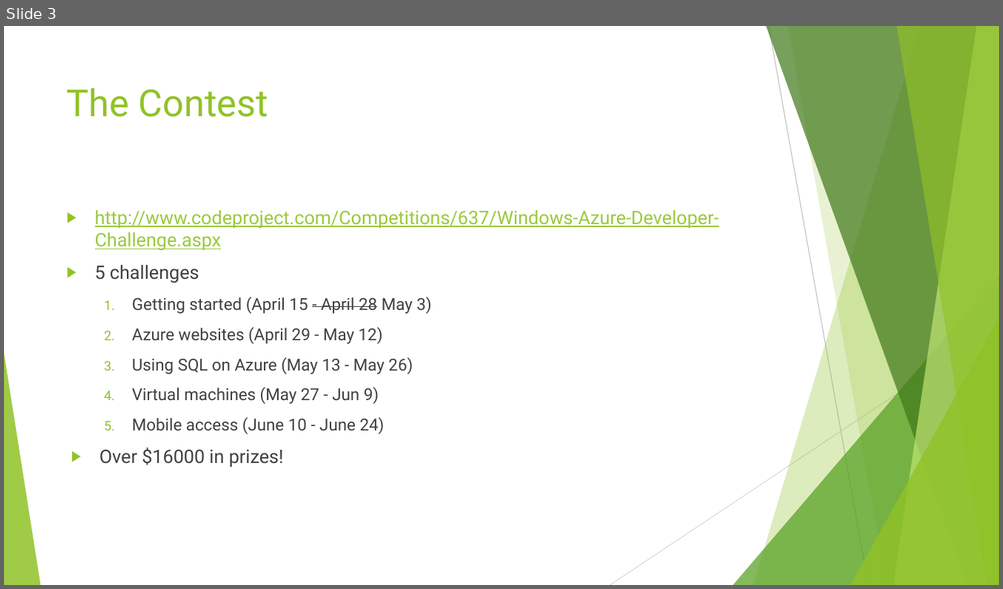
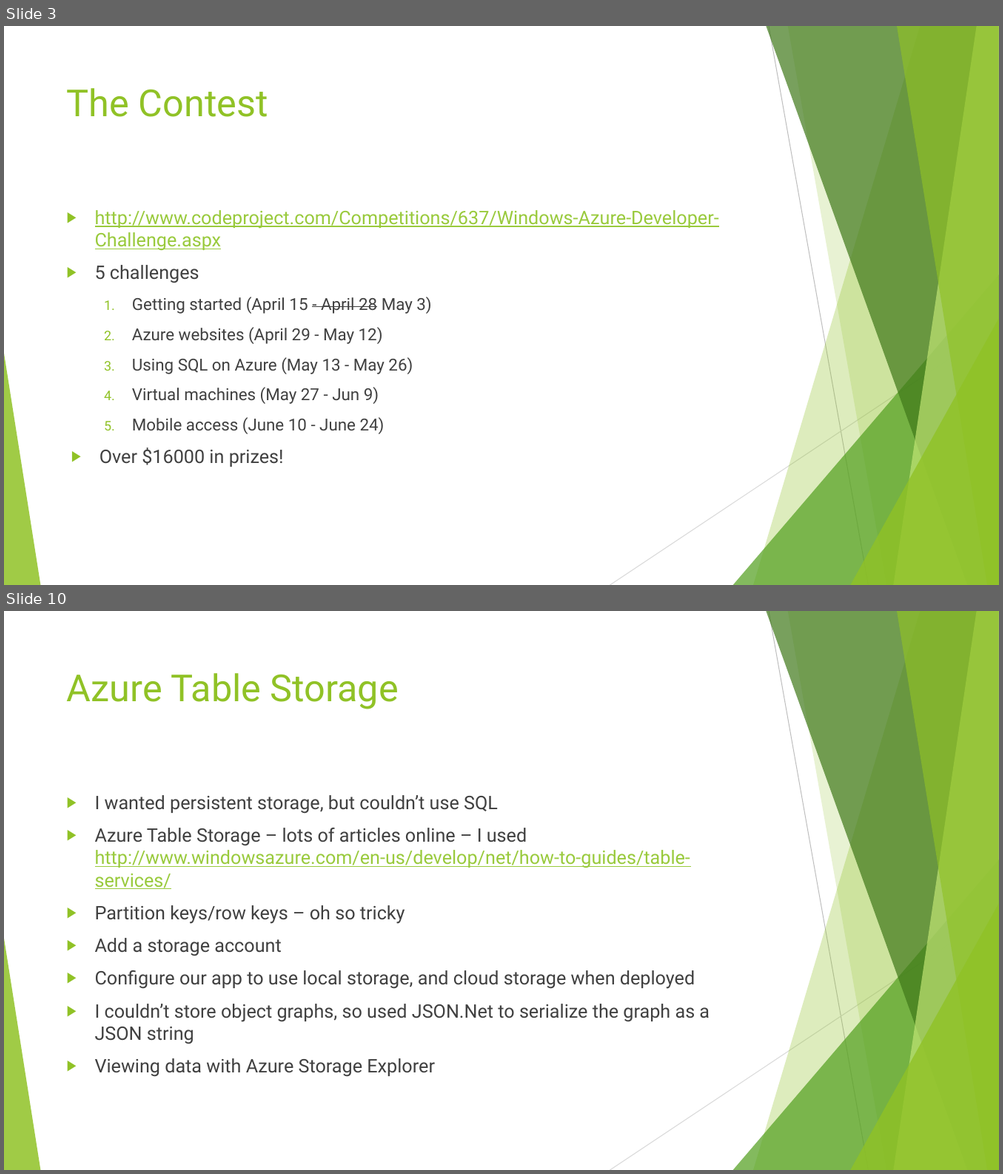
Before and after one commit to phillee007/youconf, a slide deck: The CodeProject Windows Azure Developer Contest.pptx. Shown one above the other, each under a label of ours: slide 3 before the commit, slides 3 and 10 after it; the slides between them are not shown. The pictures are 1003x589 and 1003x1174 pixels, drawn with LibreOffice and Linux fonts; fonts in the diff are those of the drawing. Boxes give left, top, right and bottom in pixels: in the first picture for what was removed or moved away, otherwise in the second. Text is boxed around its words. In the diff, an @@ line names an element or a change of style, - is before the commit and + after.

```diff
--- a/The CodeProject Windows Azure Developer Contest.pptx
+++ b/The CodeProject Windows Azure Developer Contest.pptx
@@ slide 10 added at bbox=[4, 611, 999, 1170], background #FFFFFF; not listed: 10 template elements that a slide beside it also shows @@
@@ title added at bbox=[67, 673, 398, 709], 36 pt, text #90C226 @@
+Azure Table Storage
@@ text added at bbox=[95, 795, 709, 1077], 18 pt, text #404040 @@
+▶ I wanted persistent storage, but couldn’t use SQL
+▶ Azure Table Storage – lots of articles online – I used http://www.windowsazure.com/en-us/develop/net/how-to-guides/table-services/
+▶ Partition keys/row keys – oh so tricky
+▶ Add a storage account
+▶ Configure our app to use local storage, and cloud storage when deployed
+▶ I couldn’t store object graphs, so used JSON.Net to serialize the graph as a JSON string
+▶ Viewing data with Azure Storage Explorer
```
Also in this commit, not shown: 2 slides changed, 12 other slides added.
